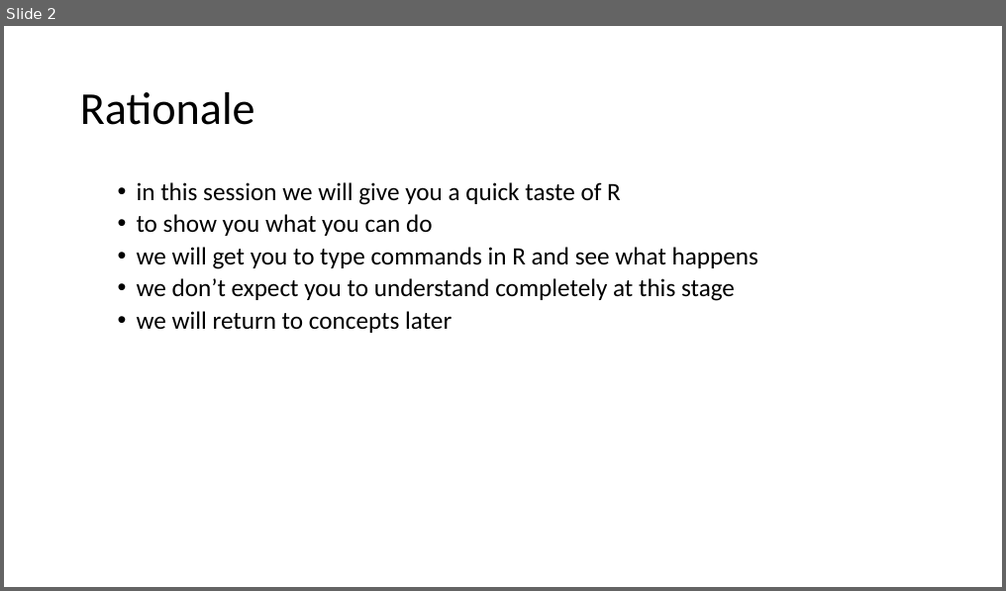
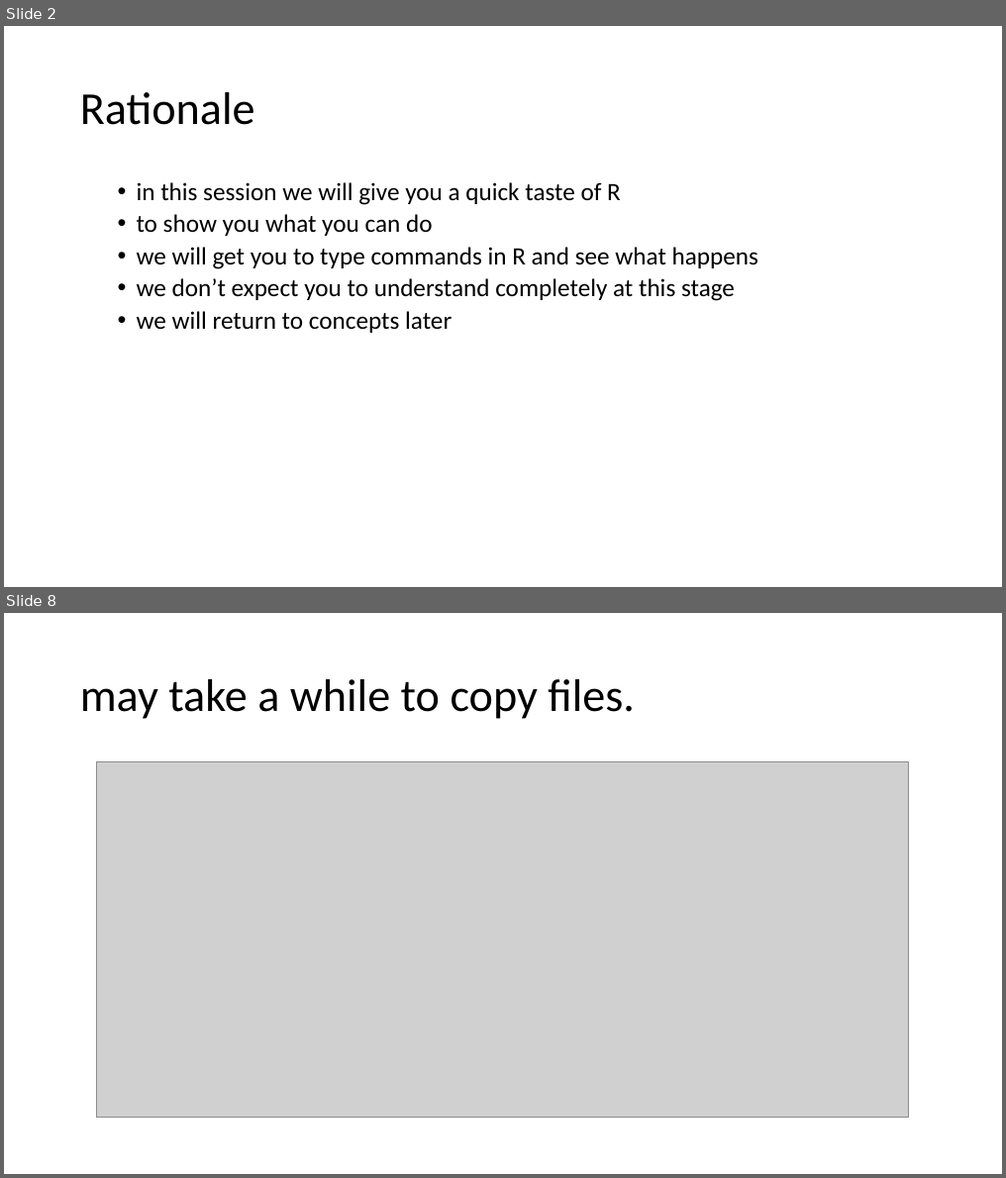
Before and after one commit to uclh-criu/learning-datascience, a slide deck: Workshops/1-R-taster.pptx. Shown one above the other, each under a label of ours: slide 2 before the commit, slides 2 and 8 after it; the slides between them are not shown. The pictures are 1006x591 and 1006x1178 pixels, drawn with LibreOffice and Linux fonts; fonts in the diff are those of the drawing; grey boxes stand for pictures. Boxes give left, top, right and bottom in pixels: in the first picture for what was removed or moved away, otherwise in the second. Text is boxed around its words. In the diff, an @@ line names an element or a change of style, - is before the commit and + after.

```diff
--- a/Workshops/1-R-taster.pptx
+++ b/Workshops/1-R-taster.pptx
@@ slide 8 added at box(4, 613, 1002, 1174), background #FFFFFF @@
@@ title added at box(80, 679, 635, 719), 44 pt, text #000000 @@
+may take a while to copy files.
@@ picture added at box(97, 761, 909, 1118) @@
```
Also in this commit, not shown: 1 slide changed, 4 other slides added, 6 other files.
